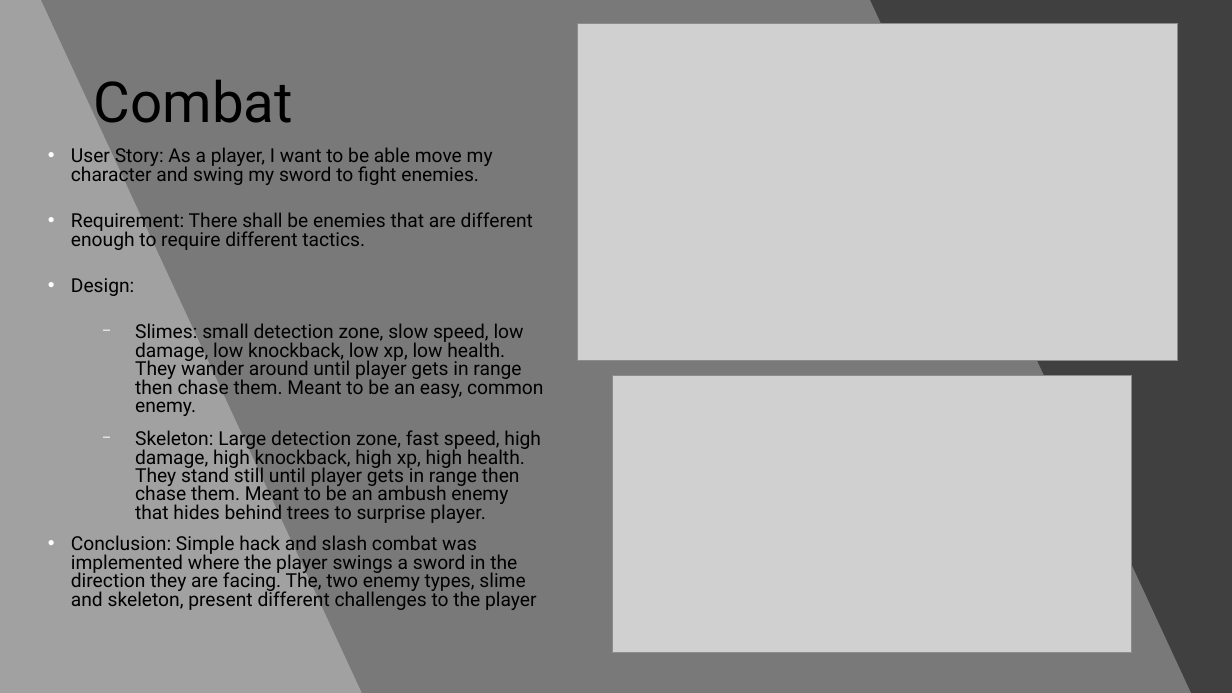
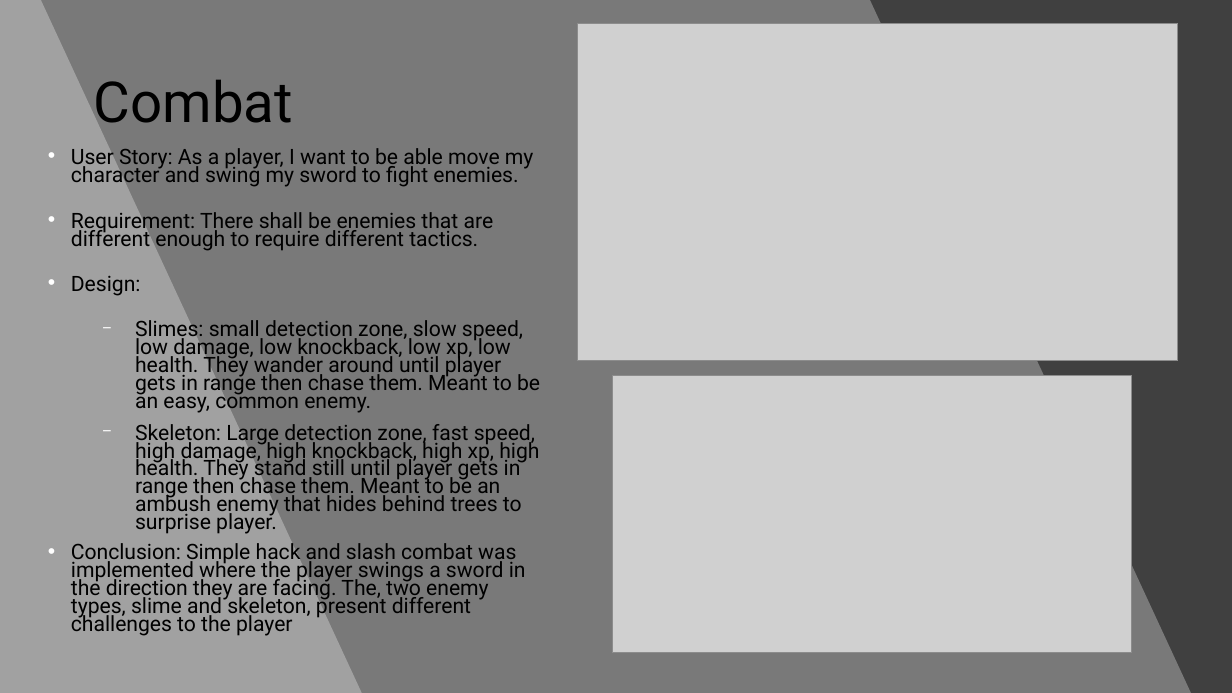
Before and after one commit to WSU-cshimizu/ceg4110-group-project-no-grads, a slide deck: slide 5 of presentation materials/matthews-journey-presentation.pptx. Drawn at 1232x693 pixels with LibreOffice and Linux fonts; fonts in the diff are those of the drawing; grey boxes stand for pictures. Boxes give left, top, right and bottom in pixels: in the first picture for what was removed or moved away, otherwise in the second. Text is boxed around its words. In the diff, an @@ line names an element or a change of style, - is before the commit and + after.

Commit message:
finished presentation

```diff
--- a/presentation materials/matthews-journey-presentation.pptx
+++ b/presentation materials/matthews-journey-presentation.pptx
@@ text "User Story: As a player, ..." at bbox=[71, 148, 540, 636]: size 15 to 16.5 pt; line spacing 0.8 to 0.7 @@
```
Also in this commit, not shown: 1 other slide changed, 1 slide added, 1 slide removed.
